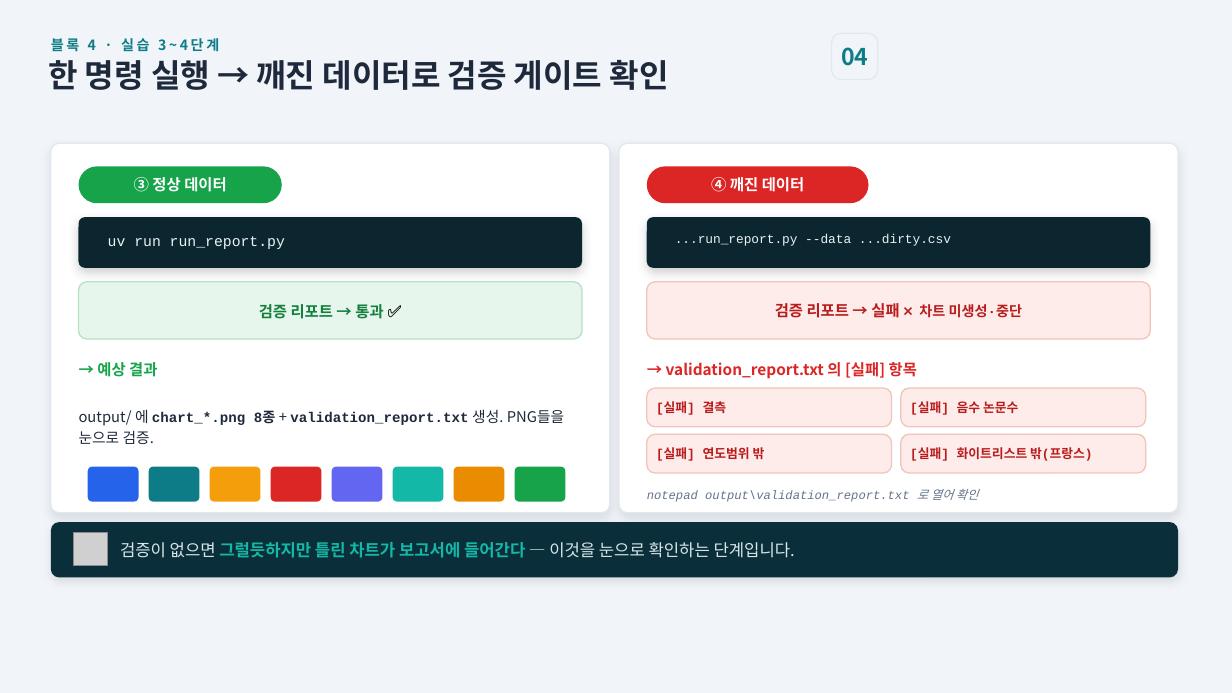
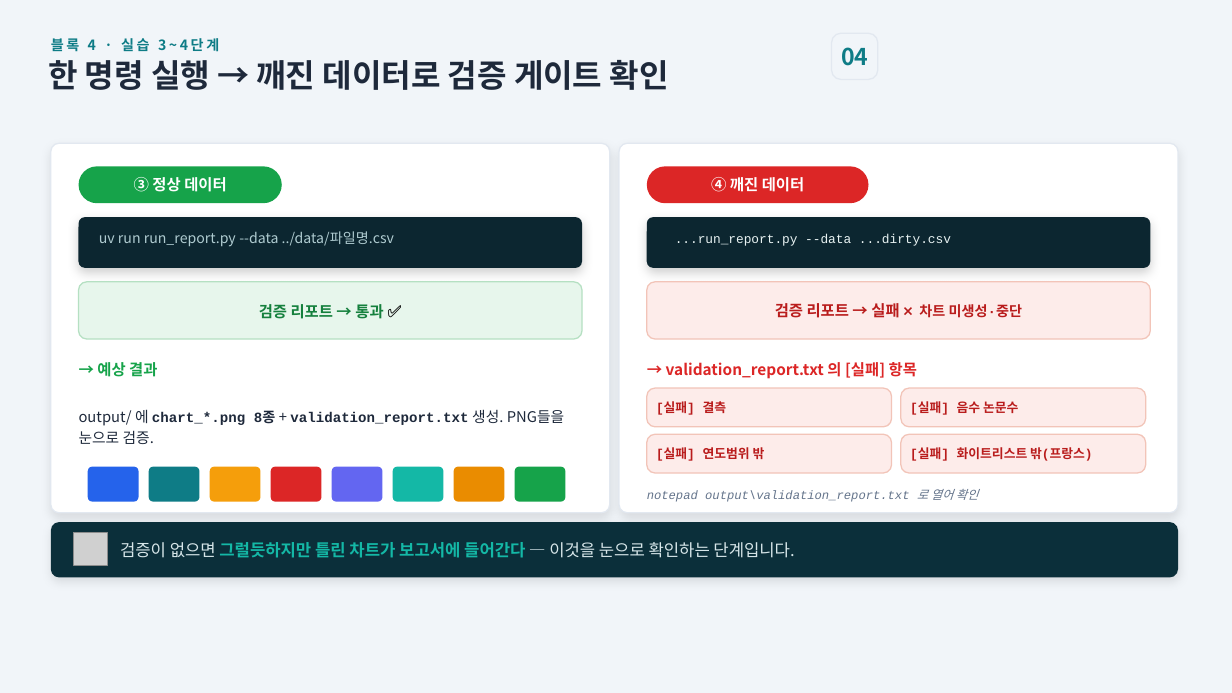
Before and after one commit to thinkinghs/lecture_6_18, a slide deck: slide 112 of 2차시_강의자료_합본.pptx (slide 109 before the commit). Drawn at 1232x693 pixels with LibreOffice and Linux fonts; fonts in the diff are those of the drawing; grey boxes stand for pictures. Boxes give left, top, right and bottom in pixels: in the first picture for what was removed or moved away, otherwise in the second. Text is boxed around its words. In the diff, an @@ line names an element or a change of style, - is before the commit and + after.

```diff
--- a/2차시_강의자료_합본.pptx
+++ b/2차시_강의자료_합본.pptx
@@ text at <box>99,231,394,247</box>: text changed; size 11.5 to 11 pt; font Courier New to Noto Sans CJK KR; text colour #E8F2F2 to #AFCBD0 @@
-uv run run_report.py
+uv run run_report.py --data ../data/파일명.csv
```
Also in this commit, not shown: 11 other slides changed, 3 slides added.
